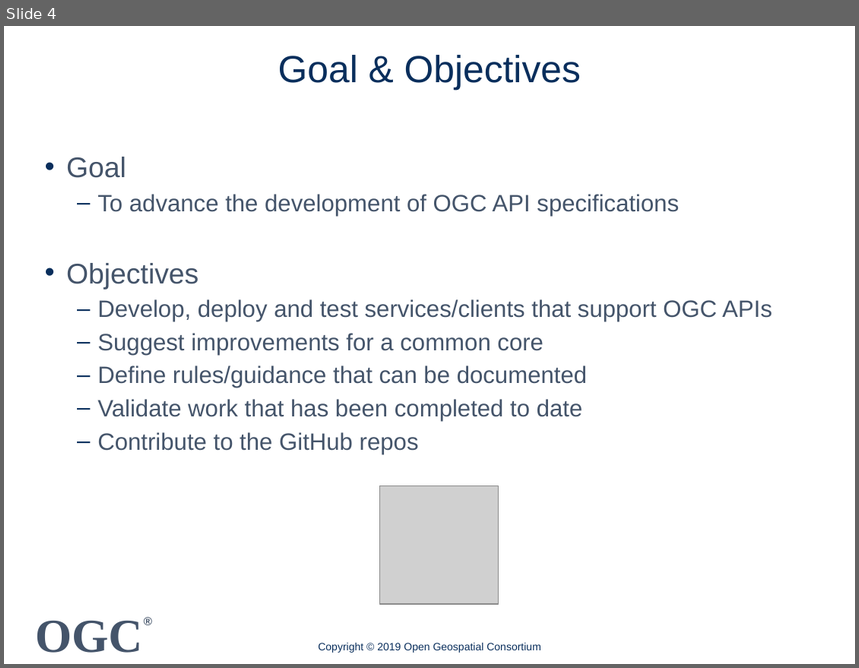
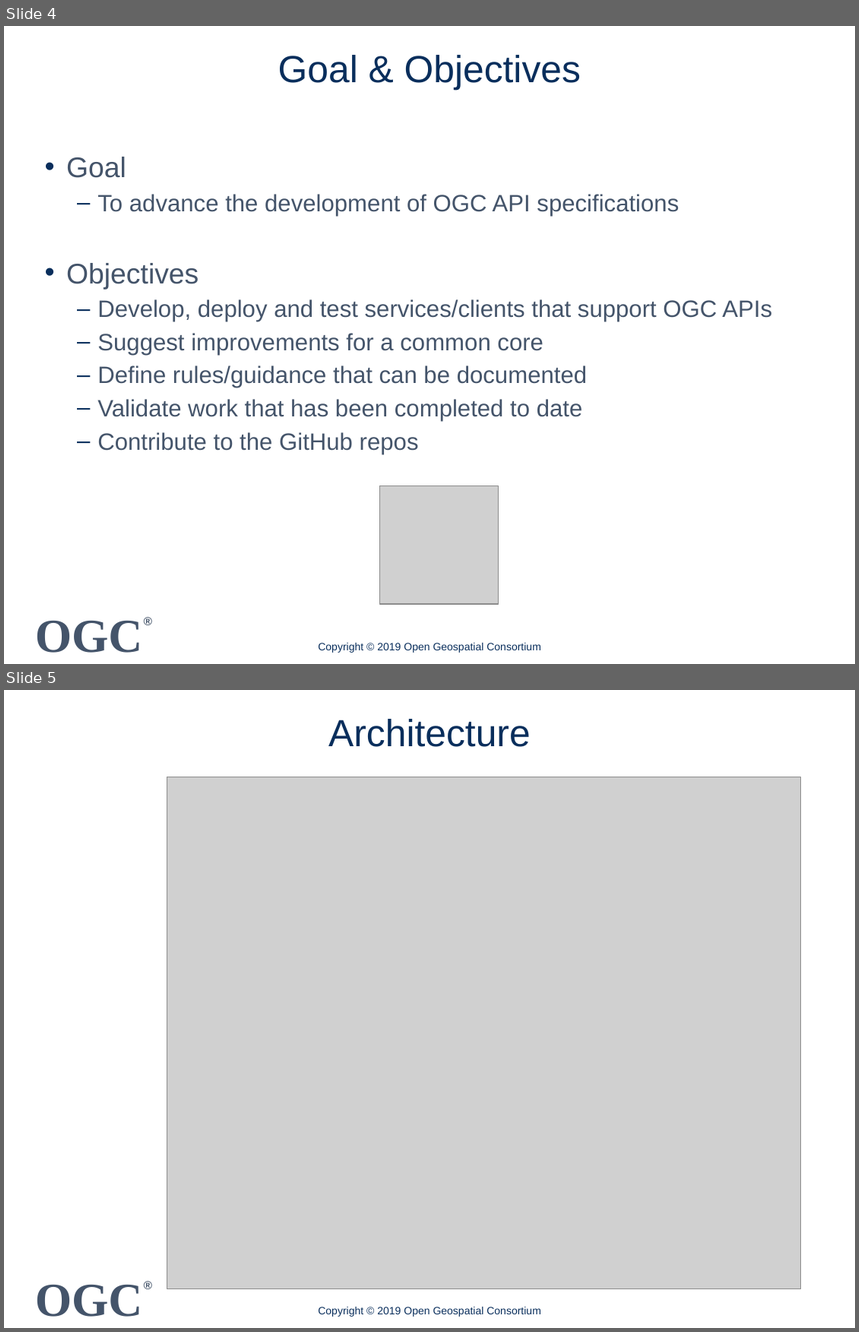
Before and after one commit to spacebel/OGC-API-Hackathon-2019, a slide deck: Presentations/OGC API Hackathon Outcomes.pptx. Shown one above the other, each under a label of ours: slide 4 before the commit, slides 4 and 5 after it. The pictures are 859x668 and 859x1332 pixels, drawn with LibreOffice and Linux fonts; fonts in the diff are those of the drawing; grey boxes stand for pictures; background and template pictures are left out. Boxes give left, top, right and bottom in pixels: in the first picture for what was removed or moved away, otherwise in the second. Text is boxed around its words. In the diff, an @@ line names an element or a change of style, - is before the commit and + after.

```diff
--- a/Presentations/OGC API Hackathon Outcomes.pptx
+++ b/Presentations/OGC API Hackathon Outcomes.pptx
@@ slide 5 added at (x1=4, y1=690, x2=855, y2=1328), background #FFFFFF; not listed: 2 template elements that a slide beside it also shows @@
@@ title added at (x1=329, y1=719, x2=530, y2=747), 32 pt, text #092E5C @@
+Architecture
@@ picture added at (x1=167, y1=777, x2=800, y2=1289) @@
@@ text added at (x1=318, y1=1307, x2=541, y2=1317), 9 pt, text #092E5C @@
+Copyright © 2019 Open Geospatial Consortium
```
Also in this commit, not shown: 1 slide changed, 1 other slide added, 2 other files.
